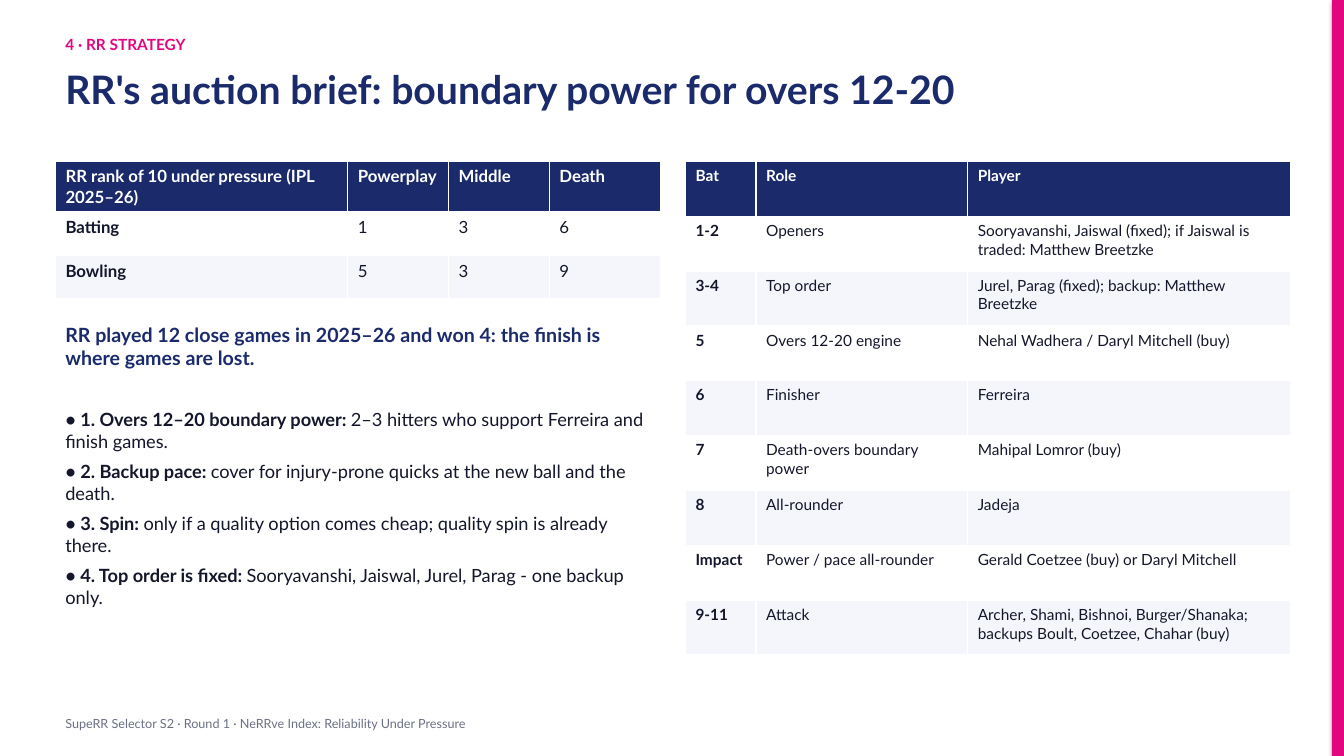
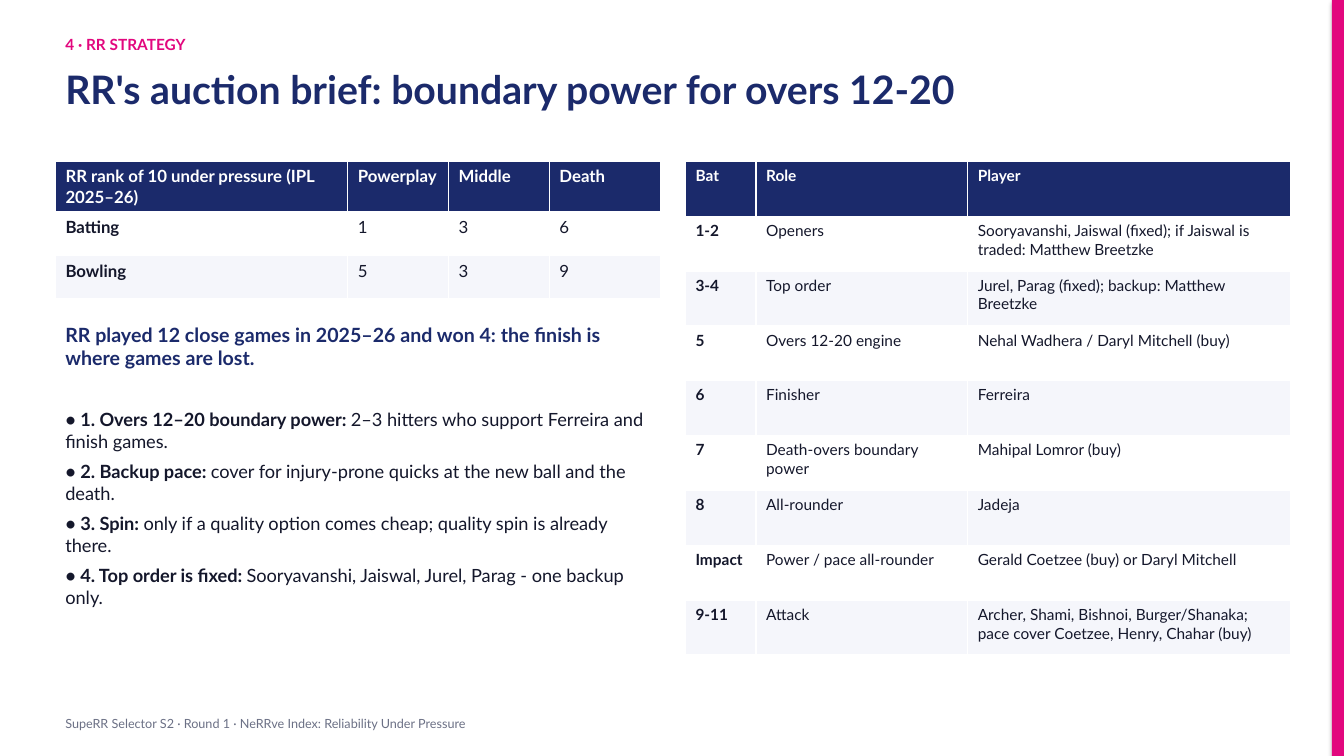
Before and after one commit to KoduruChandrasekhar/RRAuction-, a slide deck: slide 9 of submission/NeRRve_Deck.pptx. Drawn at 1344x756 pixels with LibreOffice and Linux fonts; fonts in the diff are those of the drawing. Boxes give left, top, right and bottom in pixels: in the first picture for what was removed or moved away, otherwise in the second. Text is boxed around its words. In the diff, an @@ line names an element or a change of style, - is before the commit and + after.

```diff
--- a/submission/NeRRve_Deck.pptx
+++ b/submission/NeRRve_Deck.pptx
@@ table at box(686, 161, 1291, 655) @@
-row 9, column 3: Archer, Shami, Bishnoi, Burger/Shanaka; backups Boult, Coetzee, Chahar (buy)
+row 9, column 3: Archer, Shami, Bishnoi, Burger/Shanaka; pace cover Coetzee, Henry, Chahar (buy)
```
Also in this commit, not shown: 7 other slides changed, 7 other files.
